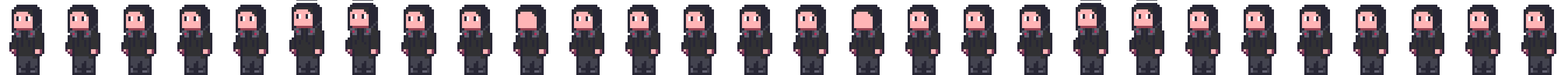
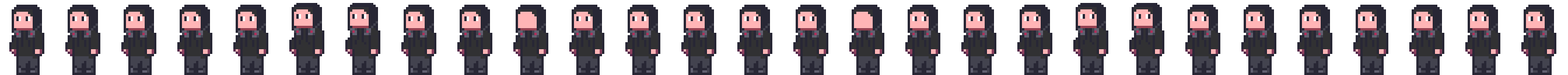
Comparing the layer stacks of the two 1568px x 75px images. Changes:
painted on "Group 1" over <box>296,0,1158,1</box>
